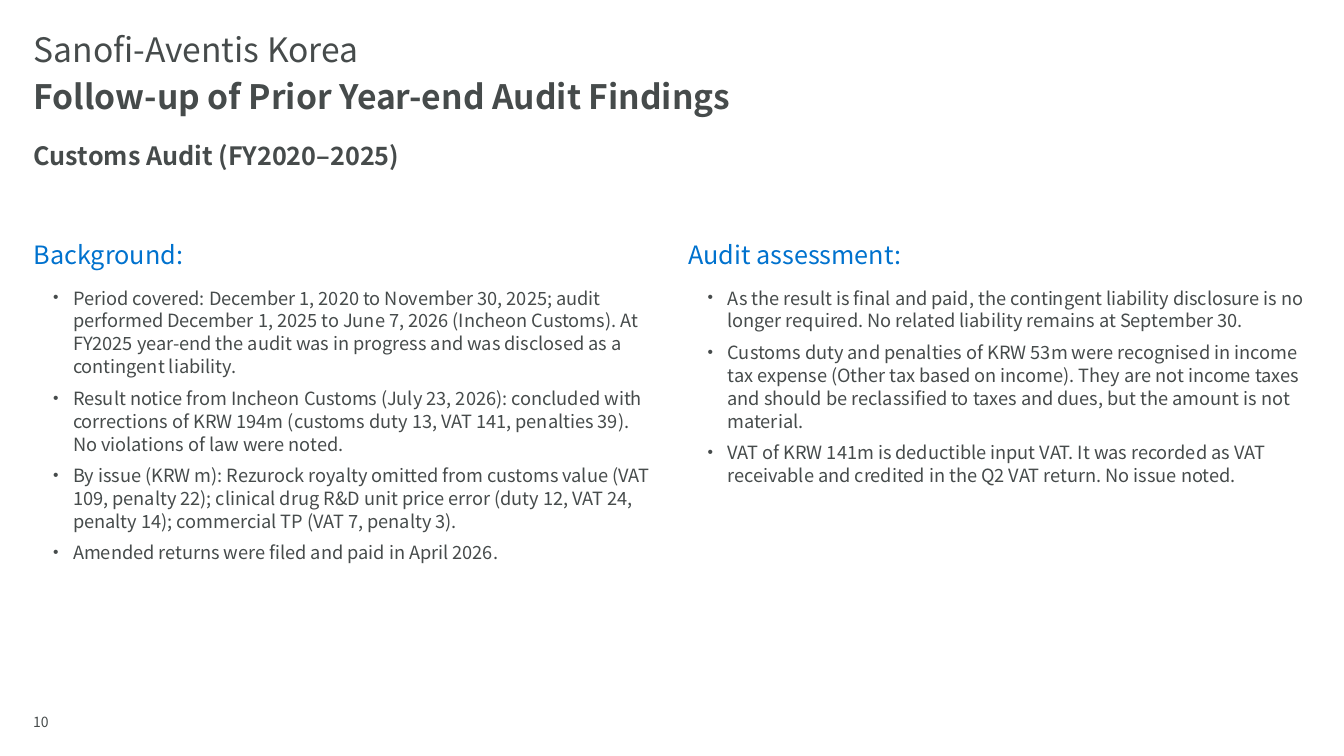
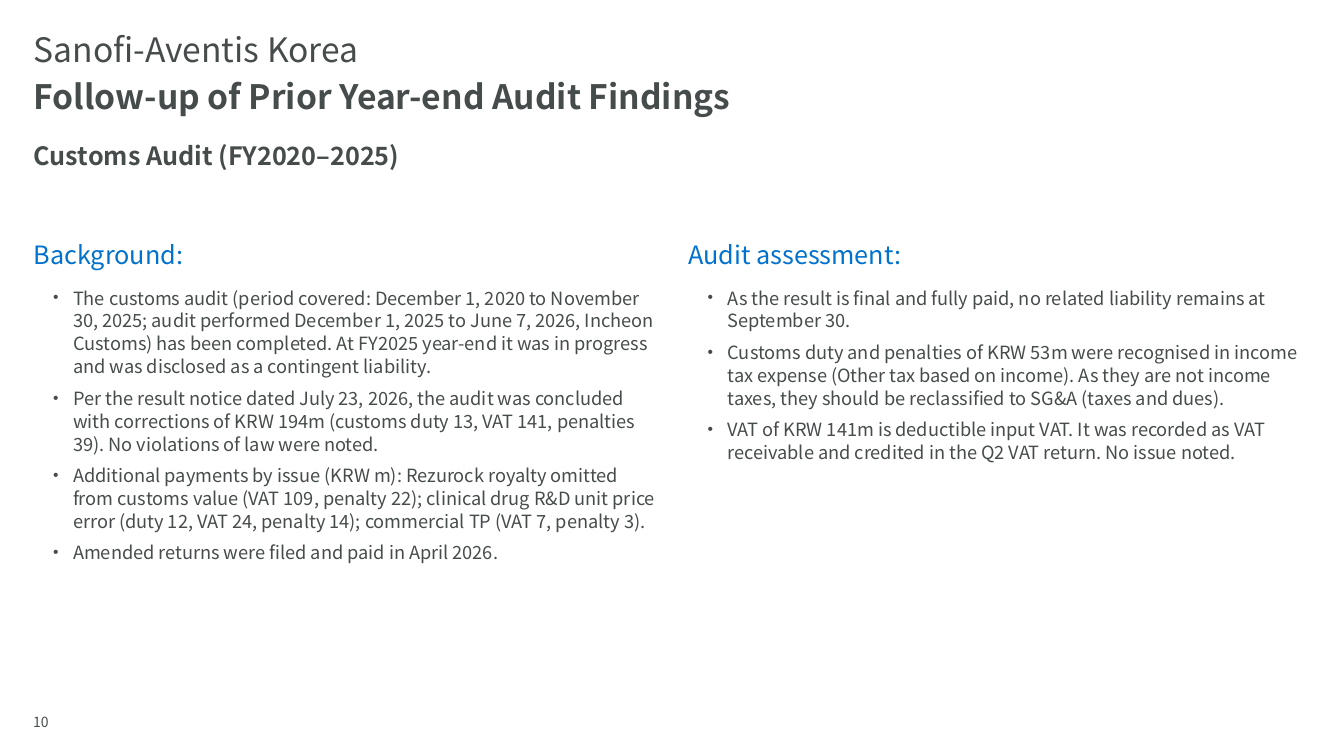
Before and after one commit to hansesle-maker/code, a slide deck: slide 10 of deliverables/SAK_FY2026_Interim_Closing_EN.pptx. Drawn at 1344x756 pixels with LibreOffice and Linux fonts; fonts in the diff are those of the drawing; background and template pictures are left out. Boxes give left, top, right and bottom in pixels: in the first picture for what was removed or moved away, otherwise in the second. Text is boxed around its words. In the diff, an @@ line names an element or a change of style, - is before the commit and + after.

```diff
--- a/deliverables/SAK_FY2026_Interim_Closing_EN.pptx
+++ b/deliverables/SAK_FY2026_Interim_Closing_EN.pptx
@@ text at <box>73,290,655,532</box>: text changed @@
-  • Period covered: December 1, 2020 to November 30, 2025; audit performed December 1, 2025 to June 7, 2026 (Incheon Customs). At FY2025 year-end the audit was in progress and was disclosed as a contingent liability.
-  • Result notice from Incheon Customs (July 23, 2026): concluded with corrections of KRW 194m (customs duty 13, VAT 141, penalties 39). No violations of law were noted.
-  • By issue (KRW m): Rezurock royalty omitted from customs value (VAT 109, penalty 22); clinical drug R&D unit price error (duty 12, VAT 24, penalty 14); commercial TP (VAT 7, penalty 3).
+  • The customs audit (period covered: December 1, 2020 to November 30, 2025; audit performed December 1, 2025 to June 7, 2026, Incheon Customs) has been completed. At FY2025 year-end it was in progress and was disclosed as a contingent liability.
+  • Per the result notice dated July 23, 2026, the audit was concluded with corrections of KRW 194m (customs duty 13, VAT 141, penalties 39). No violations of law were noted.
+  • Additional payments by issue (KRW m): Rezurock royalty omitted from customs value (VAT 109, penalty 22); clinical drug R&D unit price error (duty 12, VAT 24, penalty 14); commercial TP (VAT 7, penalty 3).
@@ text at <box>728,290,1298,409</box>: text changed @@
-  • As the result is final and paid, the contingent liability disclosure is no longer required. No related liability remains at September 30.
-  • Customs duty and penalties of KRW 53m were recognised in income tax expense (Other tax based on income). They are not income taxes and should be reclassified to taxes and dues, but the amount is not material.
+  • As the result is final and fully paid, no related liability remains at September 30.
+  • Customs duty and penalties of KRW 53m were recognised in income tax expense (Other tax based on income). As they are not income taxes, they should be reclassified to SG&A (taxes and dues).
```
Also in this commit, not shown: 8 other slides changed, 1 other file.
